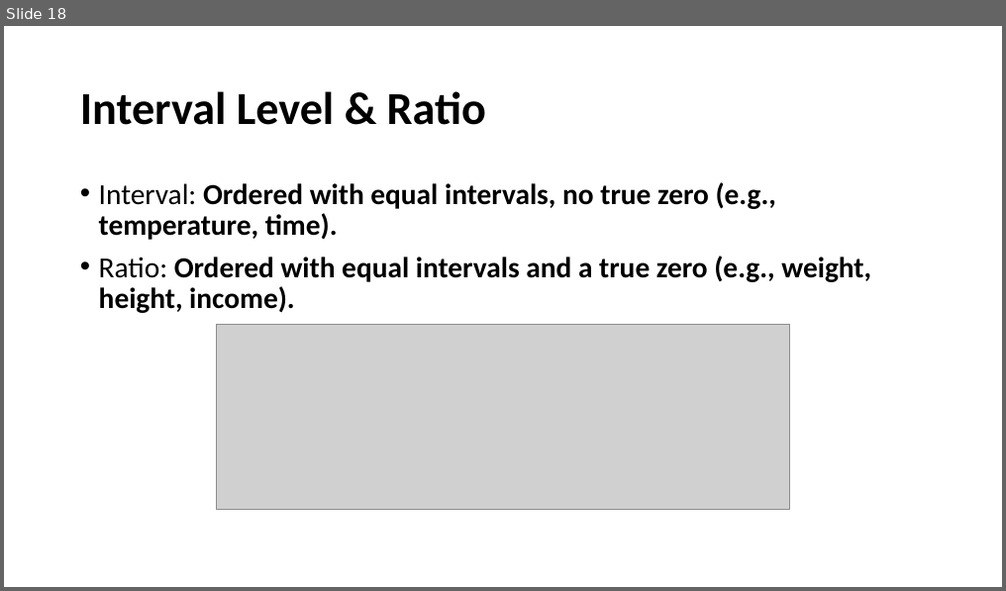
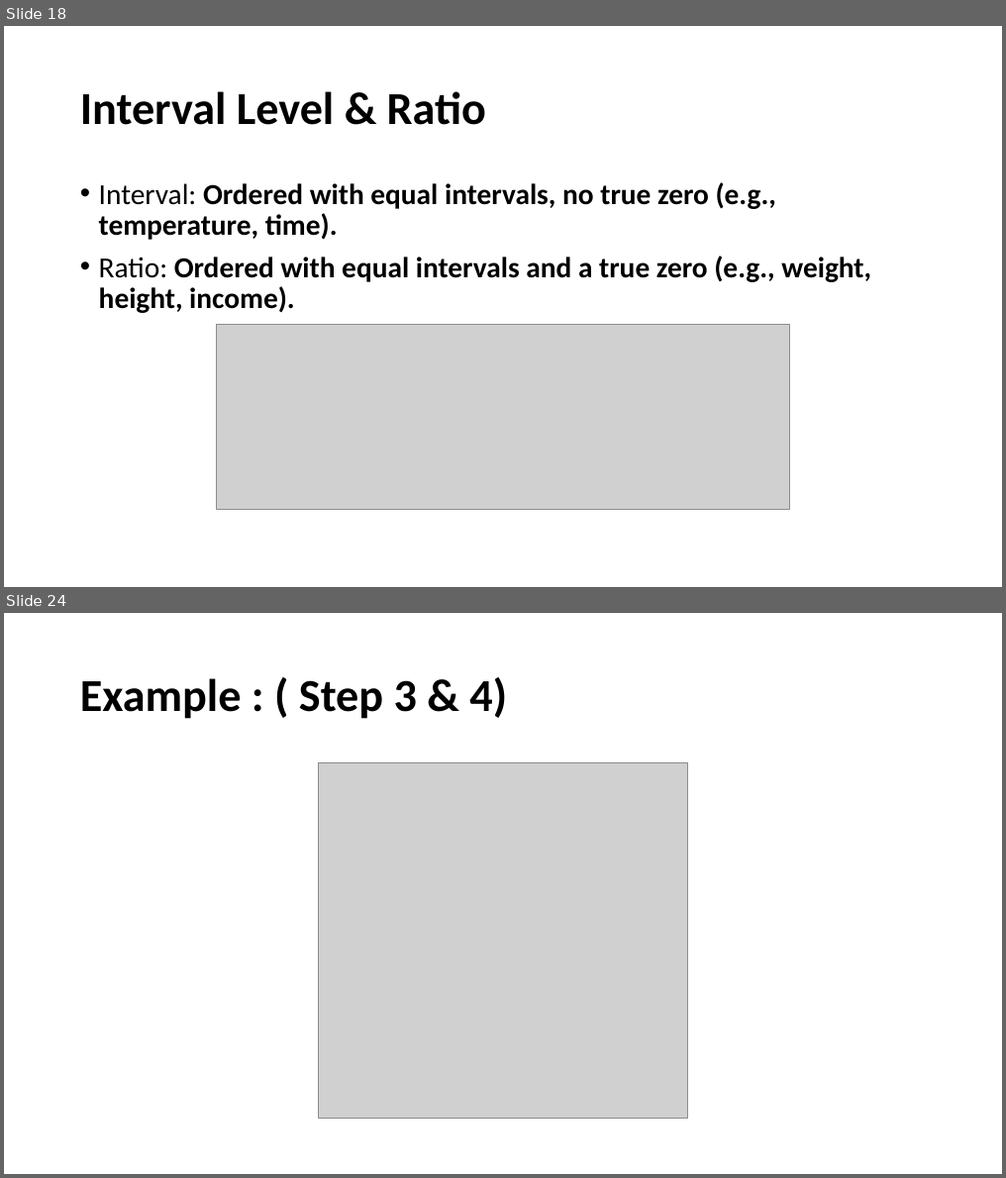
Before and after one commit to joviyal-arun/STAT_TUTORIAL_DOCUMENTS, a slide deck: statistics_tutorial.pptx. Shown one above the other, each under a label of ours: slide 18 before the commit, slides 18 and 24 after it; the slides between them are not shown. The pictures are 1006x591 and 1006x1178 pixels, drawn with LibreOffice and Linux fonts; fonts in the diff are those of the drawing; grey boxes stand for pictures. Boxes give left, top, right and bottom in pixels: in the first picture for what was removed or moved away, otherwise in the second. Text is boxed around its words. In the diff, an @@ line names an element or a change of style, - is before the commit and + after.

```diff
--- a/statistics_tutorial.pptx
+++ b/statistics_tutorial.pptx
@@ slide 24 added at bbox=[4, 613, 1002, 1174], background #FFFFFF @@
@@ title added at bbox=[80, 677, 507, 719], 44 pt, text #000000, bold @@
+Example : ( Step 3 & 4)
@@ picture added at bbox=[319, 762, 687, 1119] @@
```
Also in this commit, not shown: 15 other slides added.
